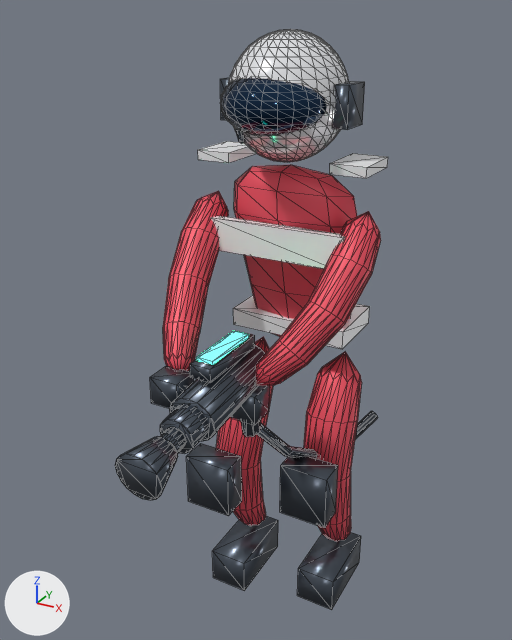
The glTF model assets/models/pit_crew.glb as it was, and as the next commit left it.
Rendered twice from a 50 mm camera at (0.774, -1.634, 1.672) aimed at (-0.011, -0.205, 0.958). The lights are fixed; the arrows at lower left show +X, +Y and +Z. The older version comes first. Mesh edges are drawn as thin lines. Where no turn or scale is listed for an object, it has been applied to the vertices. Vertices at exactly the same position are counted once.

The older version as bpy lines, for what is in view:
```python
ob_crew_chest_stripe = bpy.data.objects.new('Crew_Chest_Stripe', me_crew_chest_stripe_mesh)
ob_crew_chest_stripe.location = (0.0, 0.0, 0.0)
ob_crew_equipment = bpy.data.objects.new('Crew_Equipment', me_crew_equipment_mesh)
ob_crew_equipment.location = (0.0, 0.0, 0.0)
ob_crew_helmet = bpy.data.objects.new('Crew_Helmet', me_sphere)
ob_crew_helmet.location = (0.0, -0.065, 1.48)
ob_crew_suit = bpy.data.objects.new('Crew_Suit', me_crew_suit_mesh)
ob_crew_suit.location = (0.0, 0.0, 0.0)
ob_crew_visor = bpy.data.objects.new('Crew_Visor', me_sphere_001)
ob_crew_visor.location = (0.0, -0.118, 1.475)
# also in view: 'Crew_Gun_LED' at (0.0, -0.38, 0.958)
```
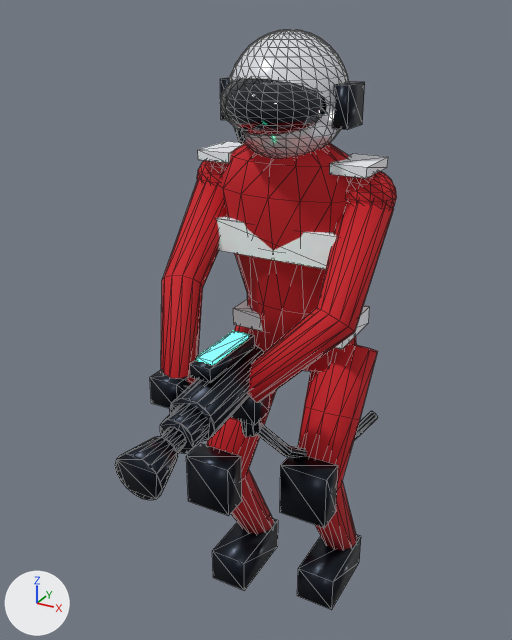
The change, as a diff of the scene's bpy script:
```diff
--- a/assets/models/pit_crew.glb.py
+++ b/assets/models/pit_crew.glb.py
@@ mat_crew_equip @@
 mat_crew_equip = principled_material('Crew_Equip')
-mat_crew_equip.base_color = (0.09, 0.11, 0.14)  # greyish blue #555d69
+mat_crew_equip.base_color = (0.011, 0.016, 0.0262)  # dark blue #1b222d
 mat_crew_equip.metallic = 0.68
@@ mat_crew_helmet_mat @@
 mat_crew_helmet_mat.base_color = (0.95, 0.96, 0.99)  # white #f9fafe
-mat_crew_helmet_mat.metallic = 0.38
+mat_crew_helmet_mat.metallic = 0.32
 mat_crew_helmet_mat.roughness = 0.16
+mat_crew_helmet_mat.coat_roughness = 0.06
+mat_crew_helmet_mat.coat_weight = 0.92
@@ mat_crew_suit @@
 mat_crew_suit = principled_material('Crew_Suit')
-mat_crew_suit.base_color = (0.86, 0.08, 0.12)  # red #ef5061
-mat_crew_suit.metallic = 0.14
-mat_crew_suit.roughness = 0.52
+mat_crew_suit.base_color = (0.578, 0.00605, 0.013)  # red #c8121e
+mat_crew_suit.metallic = 0.02
+mat_crew_suit.roughness = 0.82
@@ mat_crew_visor @@
 mat_crew_visor = principled_material('Crew_Visor')
-mat_crew_visor.base_color = (0.015, 0.04, 0.09)  # dark blue #213855
+mat_crew_visor.base_color = (0.00243, 0.00651, 0.0176)  # black #081324
 mat_crew_visor.metallic = 0.96
 mat_crew_visor.roughness = 0.05
+mat_crew_visor.coat_weight = 1.0
+mat_crew_visor.coat_roughness = 0.06
@@ me_crew_suit_mesh @@
 # used by ob_crew_suit; location = (0.0, 0.0, 0.0)
-me_crew_suit_mesh.from_pydata(...)  # 466 vertices, 912 faces; spans x -0.266..0.255, y -0.429..0.113, z 0.107..1.319
+me_crew_suit_mesh.from_pydata(...)  # 520 vertices, 1012 faces; spans x -0.273..0.27, y -0.467..0.167, z 0.064..1.39
+# me_crew_suit_mesh part 1: a new loose piece, a UV sphere (14 segments, 10 rings, poles along z) spanning x -0.27..-0.13, y -0.107..0.023, z 1.202..1.328, in mat_crew_suit (red #c8121e)
+# me_crew_suit_mesh part 2: a new loose piece, a UV sphere (14 segments, 10 rings, poles along z) spanning x 0.13..0.27, y -0.107..0.023, z 1.202..1.328, in mat_crew_suit (red #c8121e)
+# me_crew_suit_mesh part 3: the loose piece of 102 vertices spanning x -0.203..-0.058, y -0.16..0.061, z 0.107..0.783 is rebuilt with 48 vertices and now spans x -0.215..-0.035, y -0.235..0.131, z 0.064..0.848
+# me_crew_suit_mesh part 4: the loose piece of 102 vertices spanning x 0.043..0.255, y -0.339..-0.037, z 0.848..1.228 is rebuilt with 36 vertices and now spans x 0.006..0.269, y -0.374..0.012, z 0.808..1.283
+# me_crew_suit_mesh part 5: the loose piece of 102 vertices spanning x -0.266..-0.085, y -0.429..-0.045, z 0.865..1.229 is rebuilt with 36 vertices and now spans x -0.273..-0.052, y -0.467..0.009, z 0.826..1.288
+# me_crew_suit_mesh part 6: the loose piece of 102 vertices spanning x 0.058..0.203, y -0.113..0.093, z 0.108..0.784 is rebuilt with 48 vertices and now spans x 0.035..0.215, y -0.184..0.154, z 0.065..0.844
+# me_crew_suit_mesh part 7: the loose piece of 58 vertices spanning x -0.179..0.179, y -0.122..0.113, z 0.786..1.319 is rebuilt with 96 vertices and now spans x -0.208..0.208, y -0.166..0.167, z 0.76..1.39
 me_crew_suit_mesh.materials.append(mat_crew_suit)
```

Changed parts and their boxes [x1, y1, x2, y2] in the pictures (512 x 640 px):
'Crew_Suit', recoloured, surface changed, reshaped (8% wider, 8% taller)
    before: [163, 165, 381, 542]
    after: [161, 143, 397, 550]
'Crew_Equipment', recoloured
    both: [115, 77, 378, 609]
'Crew_Helmet', surface changed
    both: [228, 76, 349, 158]
'Crew_Visor', recoloured, surface changed
    both: [220, 78, 325, 136]
part 1 of me_crew_suit_mesh, added (red)
    after: [197, 160, 225, 185]
part 2 of me_crew_suit_mesh, added (red)
    after: [347, 171, 397, 208]
part 3 of me_crew_suit_mesh, rebuilt
    before: [216, 337, 273, 526]
    after: [207, 325, 276, 534]
part 4 of me_crew_suit_mesh, rebuilt (16% wider, 14% taller)
    before: [255, 211, 381, 386]
    after: [248, 203, 394, 403]
part 5 of me_crew_suit_mesh, rebuilt
    before: [163, 191, 228, 371]
    after: [161, 180, 228, 385]
part 6 of me_crew_suit_mesh, rebuilt (36% wider, 9% taller)
    before: [304, 352, 362, 542]
    after: [298, 343, 377, 550]
part 7 of me_crew_suit_mesh, rebuilt
    before: [234, 165, 357, 337]
    after: [219, 143, 357, 372]
